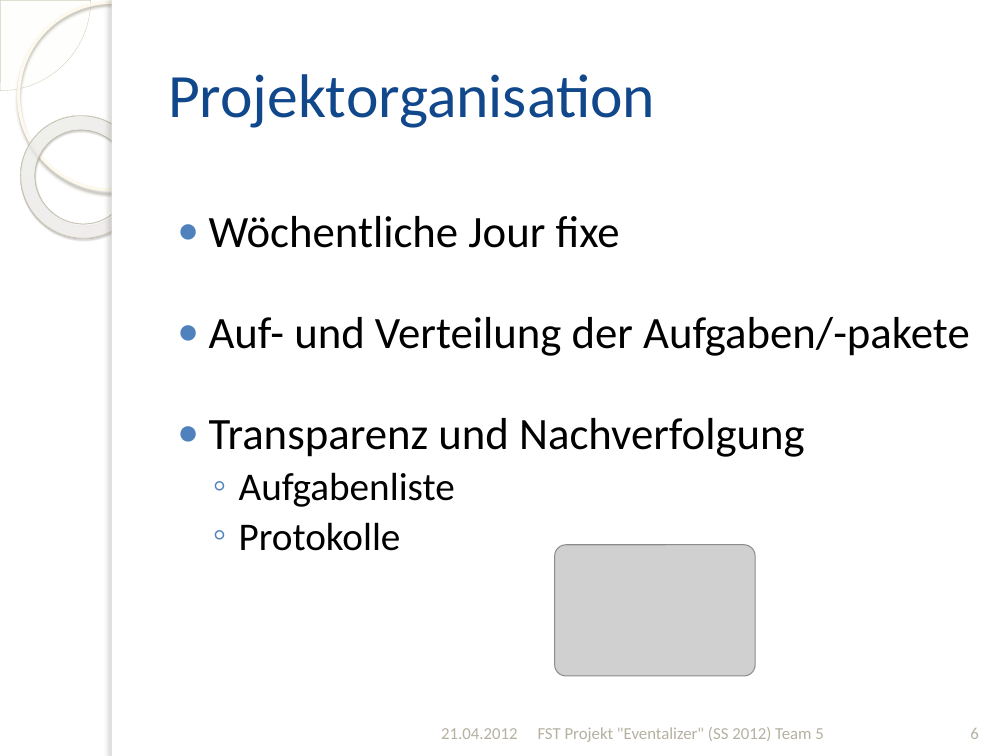
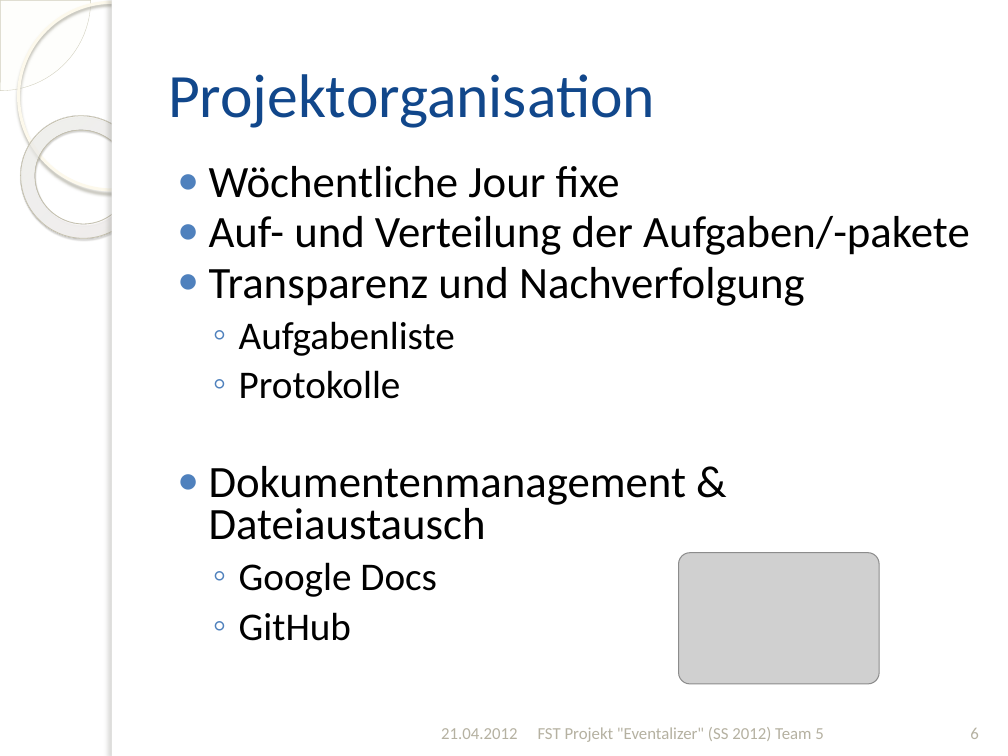
Before and after one commit to silkslostsoul/Eventalizer, a slide deck: slide 6 of Dokumente/Zwischenstand zum 2012-04-21_v2.pptx. Drawn at 1008x756 pixels with LibreOffice and Linux fonts; fonts in the diff are those of the drawing; grey boxes stand for pictures; background and template pictures are left out. Boxes give left, top, right and bottom in pixels: in the first picture for what was removed or moved away, otherwise in the second. Text is boxed around its words. In the diff, an @@ line names an element or a change of style, - is before the commit and + after.

```diff
--- a/Dokumente/Zwischenstand zum 2012-04-21_v2.pptx
+++ b/Dokumente/Zwischenstand zum 2012-04-21_v2.pptx
@@ text at (209,466,687,641): paragraphs added @@
+● Dokumentenmanagement & Dateiaustausch
+  ◦ Google Docs
+  ◦ GitHub
@@ picture: place and size @@
-picture at (555,545,755,676)
+picture at (679,553,879,684)
```
Also in this commit, not shown: 5 other slides changed, 1 slide added, 2 slides removed, 1 other file.
